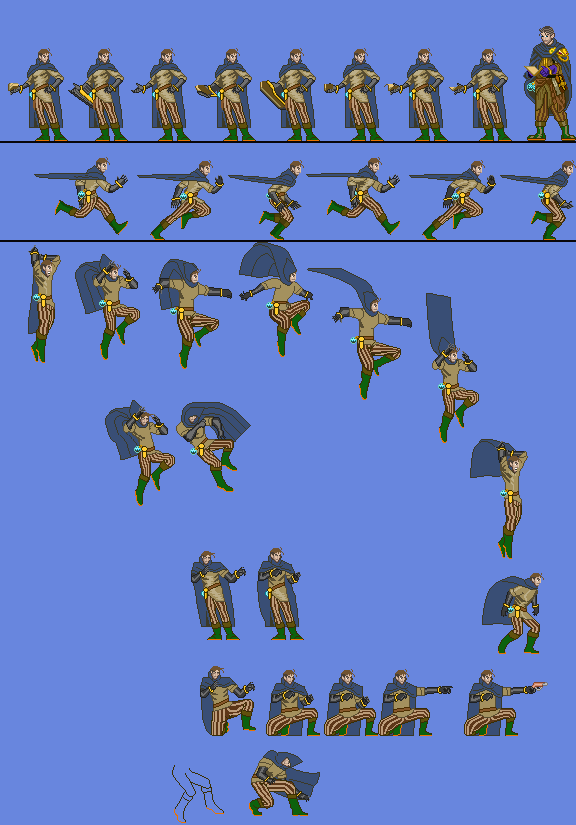
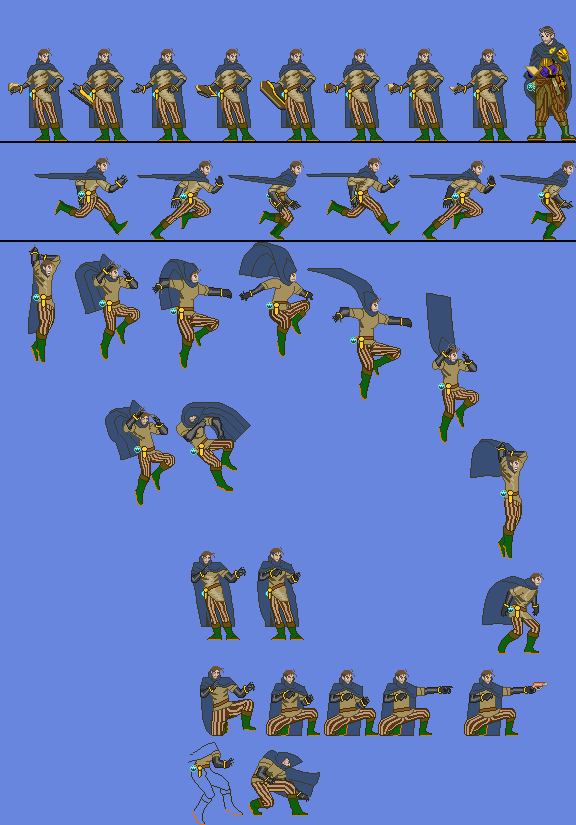
Two versions of the same layered image (576 × 825). Layer-by-layer changes:
painted on "Pintar camada 6" over 172, 742, 243, 825
painted on "Plano de fundo" over 172, 742, 243, 825
